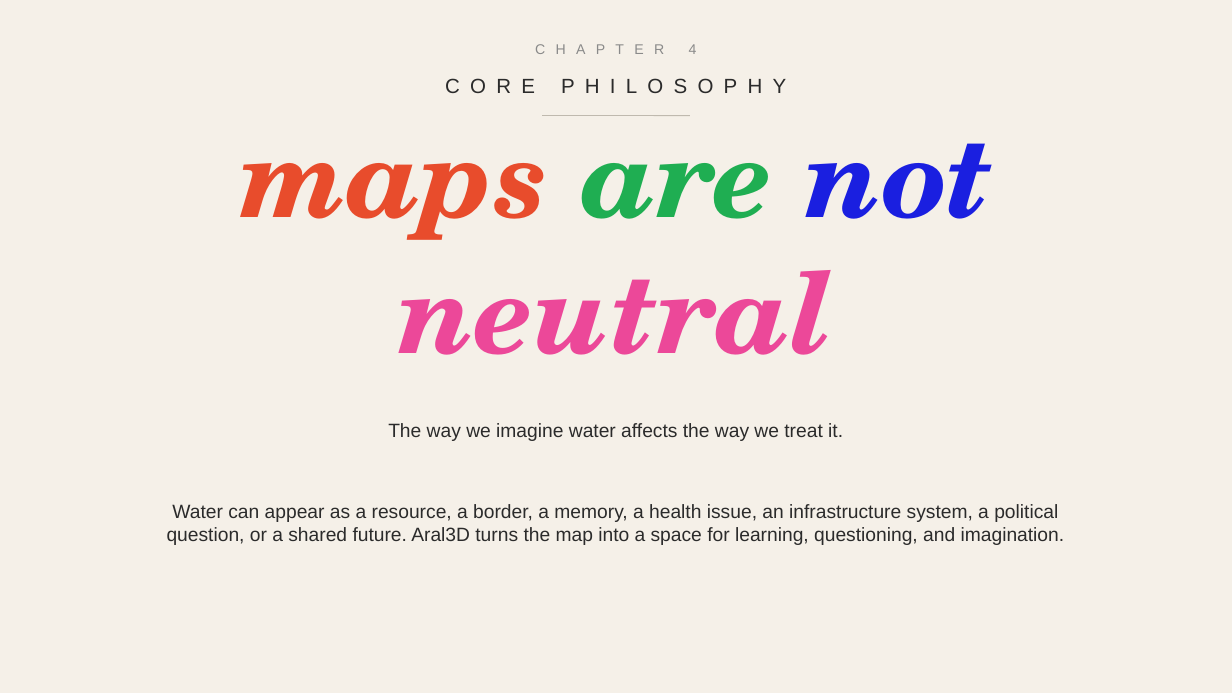
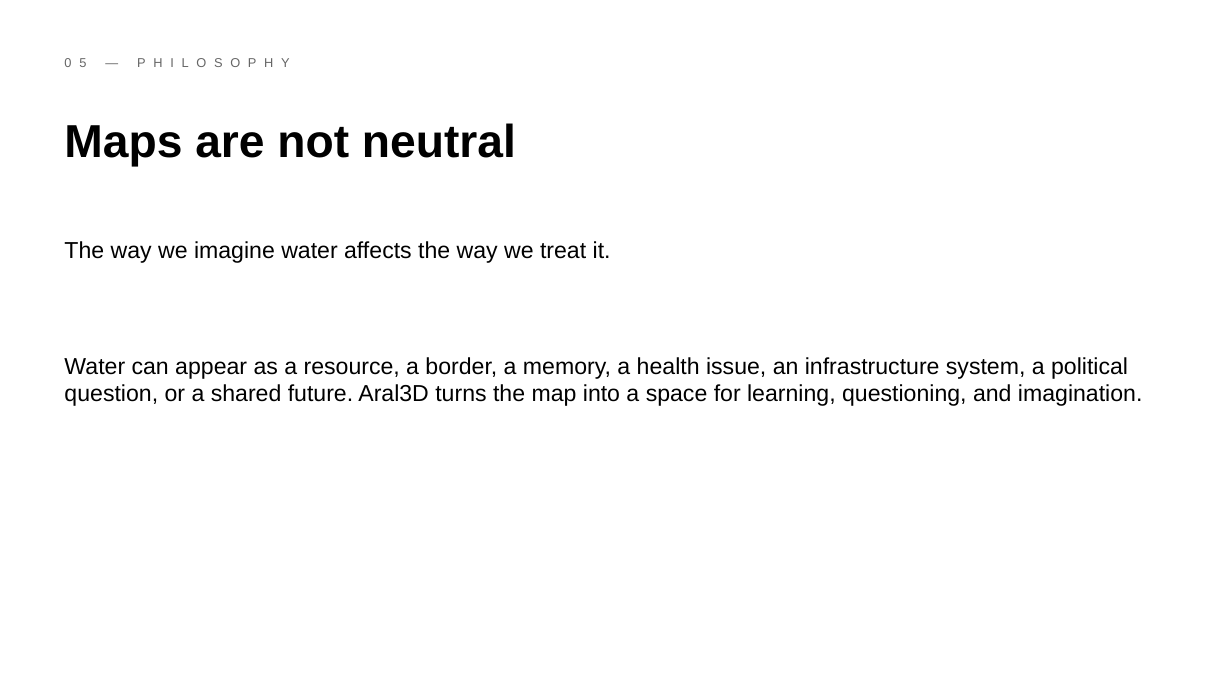
Before and after one commit to timateus/aral3d, a slide deck: slide 5 of public/aral3d-presentation.pptx. Drawn at 1232x693 pixels with LibreOffice and Linux fonts; fonts in the diff are those of the drawing. Boxes give left, top, right and bottom in pixels: in the first picture for what was removed or moved away, otherwise in the second. Text is boxed around its words. In the diff, an @@ line names an element or a change of style, - is before the commit and + after.

```diff
--- a/public/aral3d-presentation.pptx
+++ b/public/aral3d-presentation.pptx
@@ background #F5F0E8 to #FFFFFF @@
@@ text at (689, 44, 697, 54): text changed; size 11 to 10 pt; text colour #8A8A8A to #666666 @@
-CHAPTER 4
+05 — PHILOSOPHY
@@ text removed at (0, 65, 1232, 106) @@
-CORE PHILOSOPHY
@@ line removed from (543, 116) to (690, 116) @@
@@ text at (64, 123, 516, 166): text changed; size 88 to 36 pt; font TeX Gyre Schola to Arial; text colour #EC4899 to #000000; italic off @@
-maps are not neutral
+Maps are not neutral
@@ text "The way we imagine water ..." at (64, 241, 611, 263): size 15 to 18 pt, text colour #2B2B2B to #000000; alignment centre to left @@
@@ text "The way we imagine water ...": place and size @@
-text "The way we imagine water ..." at (388, 423, 843, 441)
+text "The way we imagine water ..." at (64, 241, 611, 263)
@@ text "Water can appear as a ...": place and size @@
-text "Water can appear as a ..." at (167, 504, 1065, 545)
+text "Water can appear as a ..." at (64, 357, 1142, 406)
@@ text "Water can appear as a ..." at (64, 357, 1142, 406): size 15 to 18 pt, text colour #2B2B2B to #000000; alignment centre to left @@
```
Also in this commit, not shown: 16 other slides changed, 18 other files.
